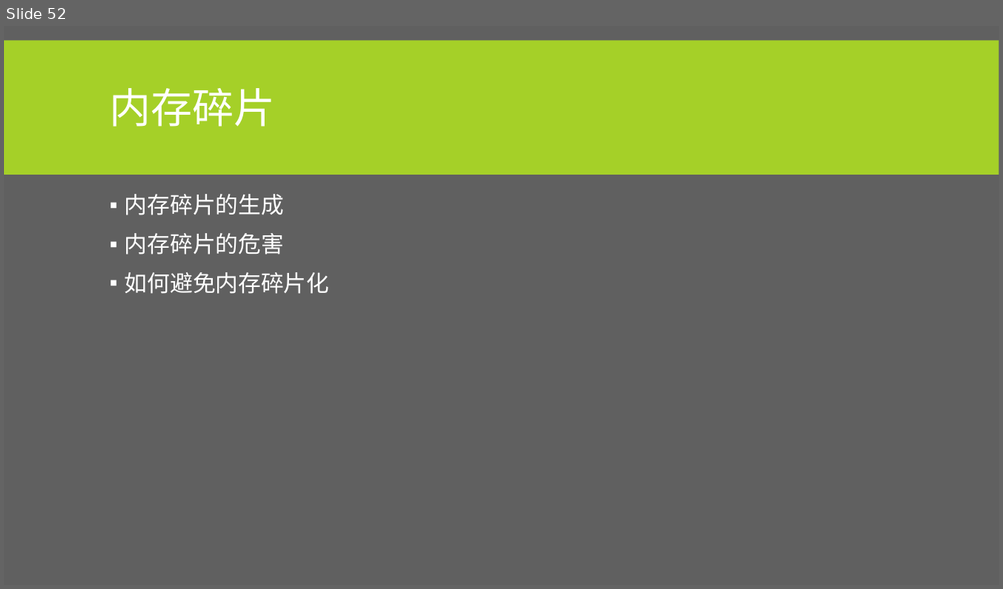
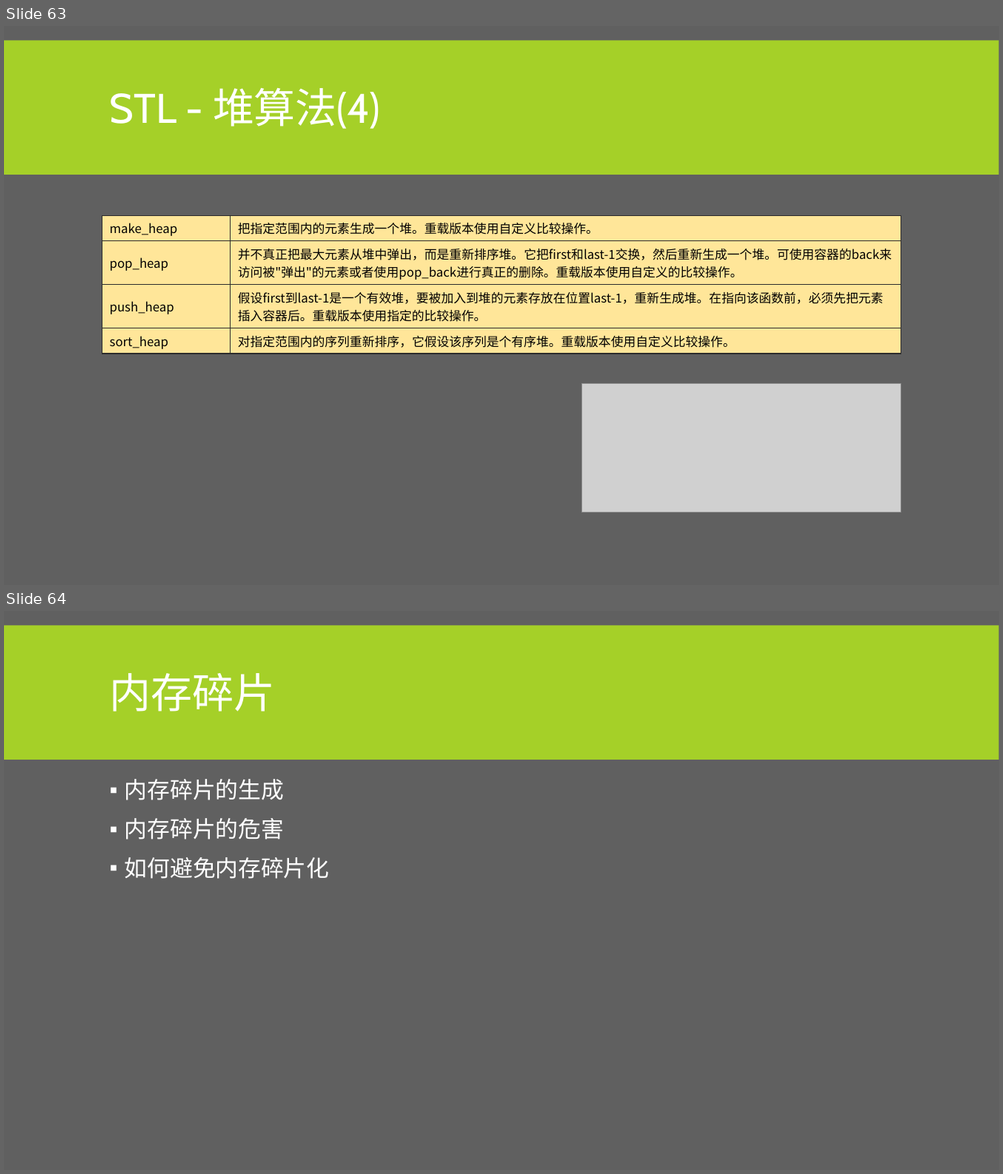
Before and after one commit to albertclass/Lessons, a slide deck: advance c++/courseware.pptx. Shown one above the other, each under a label of ours: slide 52 before the commit, slides 63 and 64 after it. The pictures are 1003x589 and 1003x1174 pixels, drawn with LibreOffice and Linux fonts; fonts in the diff are those of the drawing; grey boxes stand for pictures. Boxes give left, top, right and bottom in pixels: in the first picture for what was removed or moved away, otherwise in the second. Text is boxed around its words. In the diff, an @@ line names an element or a change of style, - is before the commit and + after.

```diff
--- a/advance c++/courseware.pptx
+++ b/advance c++/courseware.pptx
@@ slide 63 added at box(4, 26, 999, 585), background #606060; not listed: 1 template element that a slide beside it also shows @@
@@ title added at box(110, 88, 380, 129), 40 pt, text #FFFFFF @@
+STL - 堆算法(4)
@@ table added at box(102, 215, 901, 352), 4 rows, 2 columns @@
+make_heap | 把指定范围内的元素生成一个堆。重载版本使用自定义比较操作。
+pop_heap | 并不真正把最大元素从堆中弹出，而是重新排序堆。它把first和last-1交换，然后重新生成一个堆。可使用容器的back来访问被"弹出"的元素或者使用pop_back进行真正的删除。重载版本使用自定义的比较操作。
+push_heap | 假设first到last-1是一个有效堆，要被加入到堆的元素存放在位置last-1，重新生成堆。在指向该函数前，必须先把元素插入容器后。重载版本使用指定的比较操作。
+sort_heap | 对指定范围内的序列重新排序，它假设该序列是个有序堆。重载版本使用自定义比较操作。
@@ picture added at box(581, 383, 900, 512) @@
@@ what was slide 52 is now slide 64 @@
```
Also in this commit, not shown: 5 slides changed, 11 other slides added, 2 other files.
